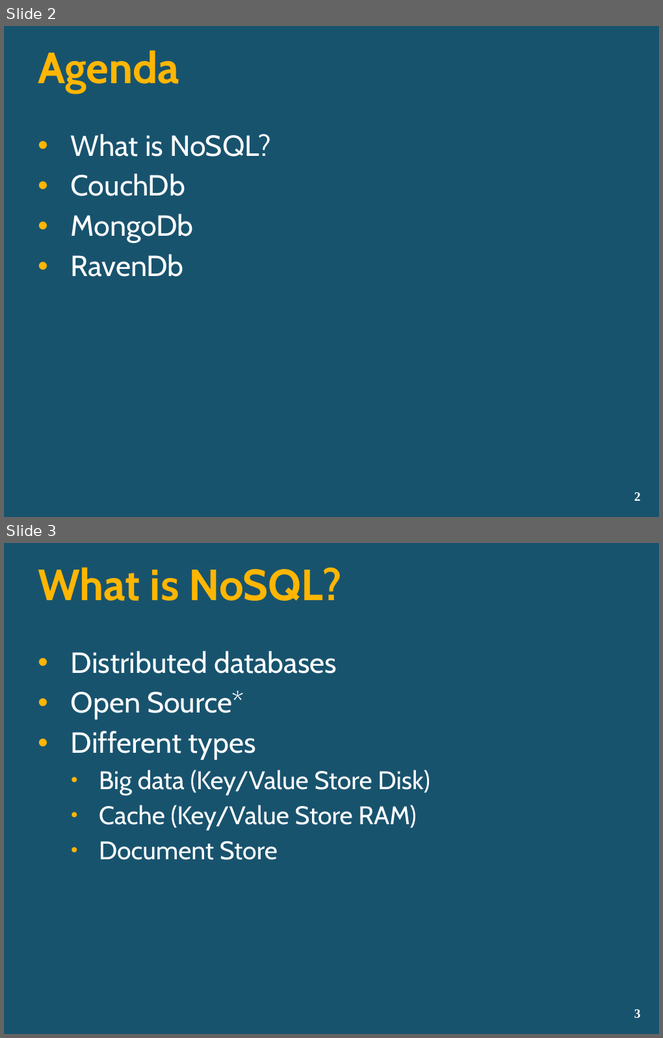
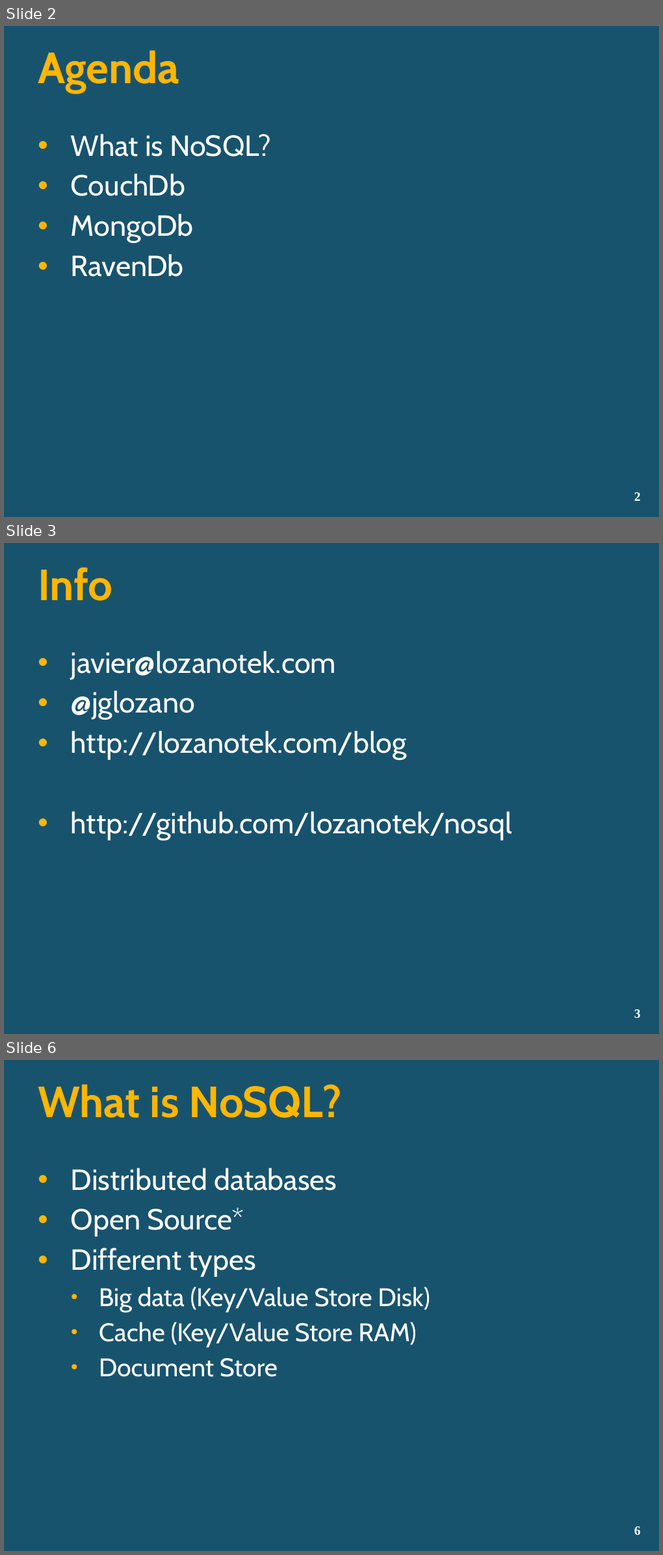
Before and after one commit to lozanotek/nosql, a slide deck: slides/NoSQL.pptx. Shown one above the other, each under a label of ours: slides 2 and 3 before the commit, slides 2, 3 and 6 after it; the slides between them are not shown. The pictures are 663x1038 and 663x1555 pixels, drawn with LibreOffice and Linux fonts; fonts in the diff are those of the drawing; background and template pictures are left out. Boxes give left, top, right and bottom in pixels: in the first picture for what was removed or moved away, otherwise in the second. Text is boxed around its words. In the diff, an @@ line names an element or a change of style, - is before the commit and + after.

```diff
--- a/slides/NoSQL.pptx
+++ b/slides/NoSQL.pptx
@@ slide 3 added at (4, 543, 659, 1034), background picture (left out) @@
@@ title added at (38, 567, 113, 601), 48 pt, text #FFB601, bold @@
+Info
@@ text added at (71, 651, 512, 840), 32 pt, text #FFFFFF @@
+• javier@lozanotek.com
+• @jglozano
+• http://lozanotek.com/blog
+• http://github.com/lozanotek/nosql
@@ page number added at (634, 1010, 641, 1018), 14 pt, text #FFFFFF, bold @@
+3
@@ what was slide 3 is now slide 6 @@
@@ page number at (634, 1527, 641, 1535): text changed @@
-3
+6
```
Also in this commit, not shown: 3 slides changed, 2 other slides added, 16 other files.
